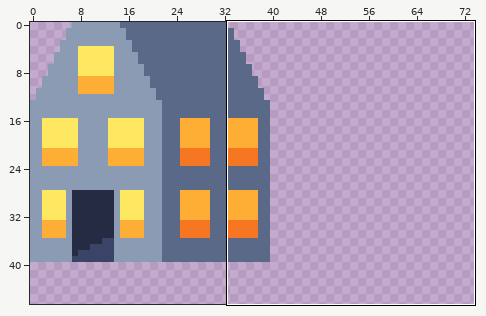
Two states of a pixel-art file, assets/sprites/buildings.ase. The first picture is a wide view before the edit; the outline marks the close-up.
Close-up. The starting point:
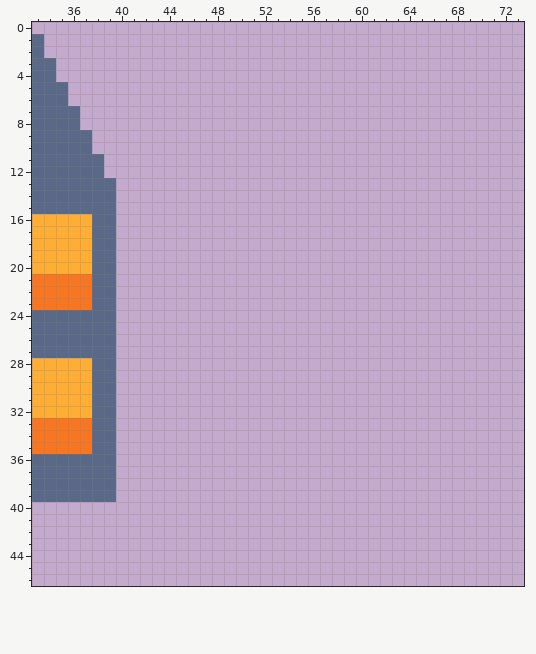
512x512 pixels, 1 frame. Shown: x 33..73, y 0..46. The wide view leaves out empty margins.
Now the later version:
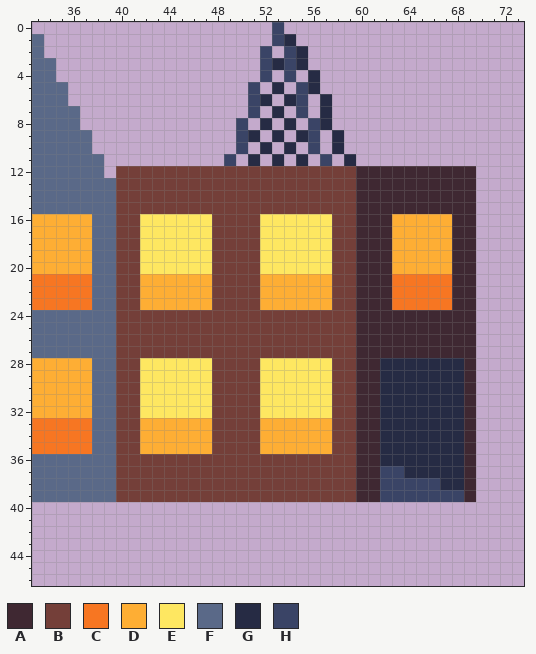
Palette (. is transparent): A #3f2832  B #743f39  C #f77622  D #feae34  E #fee761  F #5a6988  G #262b44  H #3a4466
Changes in this commit:
Changed rows in their new state; - is an unchanged pixel.
first column x 40:
 0 -------------H----------------
 1 -------------HG---------------
 2 ------------H-HG--------------
 3 ------------HGHG--------------
 4 ------------H-H-G-------------
 5 -----------H-G-HG-------------
 6 -----------HG-GH-G------------
 7 -----------H-G-H-G------------
 8 ----------H-G-G-HG------------
 9 ----------HG-G-GH-G-----------
10 ----------H-G-G-H-G-----------
11 ---------H-G-G-G-H-G----------
12 BBBBBBBBBBBBBBBBBBBBAAAAAAAAAA
13 BBBBBBBBBBBBBBBBBBBBAAAAAAAAAA
14 BBBBBBBBBBBBBBBBBBBBAAAAAAAAAA
15 BBBBBBBBBBBBBBBBBBBBAAAAAAAAAA
16 BBEEEEEEBBBBEEEEEEBBAAADDDDDAA
17 BBEEEEEEBBBBEEEEEEBBAAADDDDDAA
18 BBEEEEEEBBBBEEEEEEBBAAADDDDDAA
19 BBEEEEEEBBBBEEEEEEBBAAADDDDDAA
20 BBEEEEEEBBBBEEEEEEBBAAADDDDDAA
21 BBDDDDDDBBBBDDDDDDBBAAACCCCCAA
22 BBDDDDDDBBBBDDDDDDBBAAACCCCCAA
23 BBDDDDDDBBBBDDDDDDBBAAACCCCCAA
24 BBBBBBBBBBBBBBBBBBBBAAAAAAAAAA
25 BBBBBBBBBBBBBBBBBBBBAAAAAAAAAA
26 BBBBBBBBBBBBBBBBBBBBAAAAAAAAAA
27 BBBBBBBBBBBBBBBBBBBBAAAAAAAAAA
28 BBEEEEEEBBBBEEEEEEBBAAGGGGGGGA
29 BBEEEEEEBBBBEEEEEEBBAAGGGGGGGA
30 BBEEEEEEBBBBEEEEEEBBAAGGGGGGGA
31 BBEEEEEEBBBBEEEEEEBBAAGGGGGGGA
32 BBEEEEEEBBBBEEEEEEBBAAGGGGGGGA
33 BBDDDDDDBBBBDDDDDDBBAAGGGGGGGA
34 BBDDDDDDBBBBDDDDDDBBAAGGGGGGGA
35 BBDDDDDDBBBBDDDDDDBBAAGGGGGGGA
36 BBBBBBBBBBBBBBBBBBBBAAGGGGGGGA
37 BBBBBBBBBBBBBBBBBBBBAAHHGGGGGA
38 BBBBBBBBBBBBBBBBBBBBAAHHHHHGGA
39 BBBBBBBBBBBBBBBBBBBBAAHHHHHHHA
